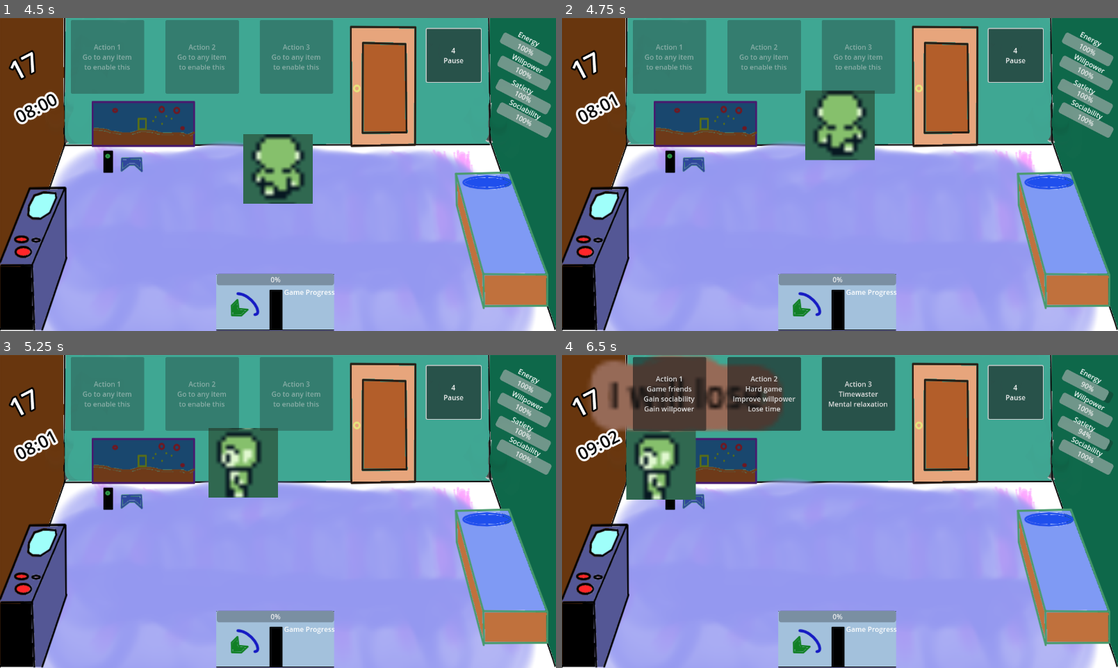
Above: before the commit, frames 1-4 (two rows, left to right).
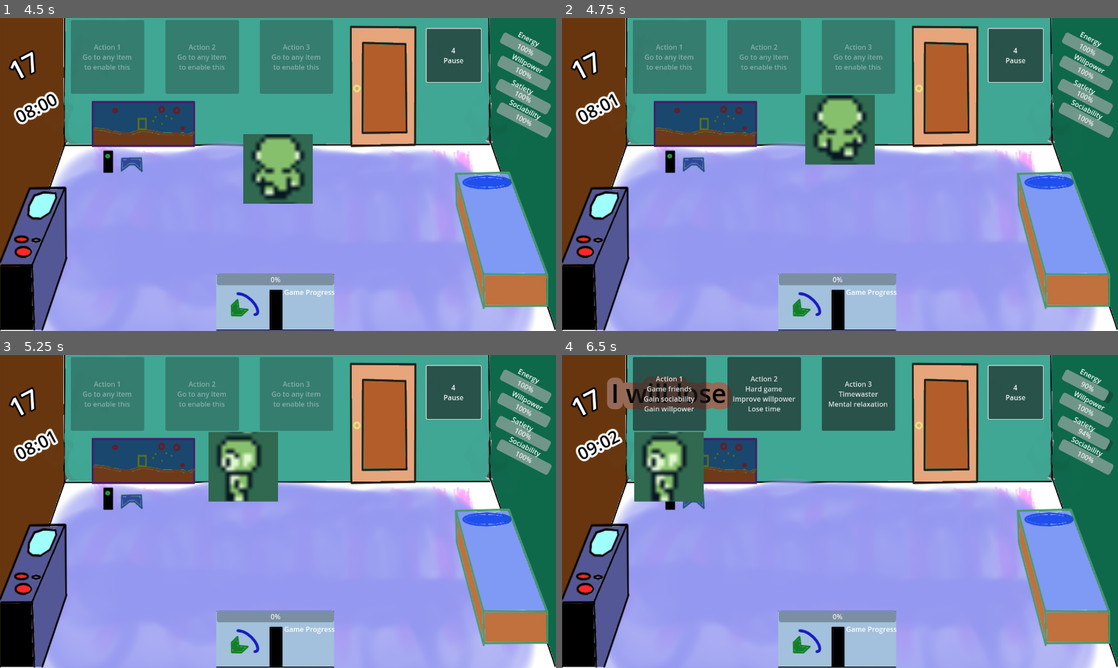
Above: after the commit, the same moments.

Repository: JaumeGreen/SoloGameDev
Game: Godot game, scene res://Scripts/menu.tscn
Two runs of this game, one before a commit and one after it. Both use one fixed random seed, a clock stepped at 60 frames per second and the inputs below.
Inputs (mouse positions are in pixels of both pictures, inside the frame that each line leads up to):
- Up to frame 1 (4.5 s): click "Play game" at 0.5 s; click "4 Pause" at 1.25 s; move the mouse to (400, 158) at 2.02 s; hold Right (ui_right) 2.03-2.78 s; hold 1 (acte1) 2.03-2.78 s; move the mouse to (166, 190) at 2.77 s; hold Down (ui_down) 2.78-3.53 s; tap 2 (acte2) at 2.85 s; move the mouse to (333, 105) at 3.52 s; hold Right (ui_right) 3.53-4.28 s; hold 3 (acte3) 3.53-4.28 s; move the mouse to (250, 237) at 4.27 s; hold Up (ui_up) from 4.28 s (still down); tap 4 (acte4) at 4.35 s
- Up to frame 2 (4.75 s): keep holding Up (ui_up)
- Up to frame 3 (5.25 s): move the mouse to (444, 558) at 5.02 s; release Up (ui_up) at 5.03 s; press the mouse at (444, 558) at 5.03 s; hold Left (ui_left) from 5.03 s (still down)
- Up to frame 4 (6.5 s): keep holding Left (ui_left); move the mouse to (673, 464) at 5.77 s; release the mouse at (673, 464) at 5.78 s; tap 1 (acte1) at 5.85 s

Frame 1 is identical in both runs. In frame 2, 1.3% of the frame differs, in the area x 43-57%, y 23-47%; in frame 3, 1.1%; in frame 4, 8.0%, in the area x 5-40%, y 0-47%.

Commit message:
Ignorar barres per moviment, escalar correctament personatge

Diff:
--- a/Scripts/Soloer.gd
+++ b/Scripts/Soloer.gd
@@ -3,8 +3,7 @@
 @export var speed = 400
 var target = position
 @onready var _personatge = $Personatge
-@onready var _xerrar = $Personatge/Xerrar
-@onready var _pensar = $Personatge/Pensar
+@onready var _pensar = $Pensar
 @onready var _zona = ""
 @onready var _hab = $"/root/Habitacio"
 @onready var _tempsjoc = $"/root/Habitacio/Items joc/Tempsjoc"
--- a/Scripts/habitacio.tscn
+++ b/Scripts/habitacio.tscn
@@ -401,15 +401,15 @@
 "speed": 1.0
 }]
 
+[sub_resource type="CapsuleShape2D" id="CapsuleShape2D_mcrfk"]
+radius = 77.0
+height = 174.0
+
 [sub_resource type="LabelSettings" id="LabelSettings_lft5n"]
-font_size = 8
+font_size = 60
 font_color = Color(0.00566115, 0.00566115, 0.00566115, 1)
-outline_size = 20
+outline_size = 60
 outline_color = Color(0.589434, 0.416126, 0.341977, 1)
-
-[sub_resource type="CapsuleShape2D" id="CapsuleShape2D_mcrfk"]
-radius = 5.5
-height = 15.4
 
 [sub_resource type="RectangleShape2D" id="RectangleShape2D_pt73u"]
 size = Vector2(278, 139)
@@ -502,22 +502,26 @@
 
 [node name="Soloer" type="CharacterBody2D" parent="."]
 position = Vector2(640, 400)
-scale = Vector2(10, 10)
 collision_layer = 13
 collision_mask = 2
 script = ExtResource("6_46poj")
 
 [node name="Personatge" type="AnimatedSprite2D" parent="Soloer"]
+scale = Vector2(10, 10)
 sprite_frames = SubResource("SpriteFrames_ecftw")
 animation = &"SStill"
 autoplay = "SStill"
 frame_progress = 0.746876
 
-[node name="Pensar" type="Label" parent="Soloer/Personatge"]
-offset_left = -40.5
-offset_top = -27.4
-offset_right = 51.5
-offset_bottom = -4.4
+[node name="CollisioPersonatge" type="CollisionShape2D" parent="Soloer"]
+scale = Vector2(1, 1)
+shape = SubResource("CapsuleShape2D_mcrfk")
+
+[node name="Pensar" type="Label" parent="Soloer"]
+offset_left = -350.0
+offset_top = -272.0
+offset_right = 351.0
+offset_bottom = -68.0
 label_settings = SubResource("LabelSettings_lft5n")
 horizontal_alignment = 1
 vertical_alignment = 1
@@ -525,10 +529,6 @@
 clip_text = true
 script = ExtResource("9_dhoxu")
 
-[node name="CollisioPersonatge" type="CollisionShape2D" parent="Soloer"]
-scale = Vector2(1, 1)
-shape = SubResource("CapsuleShape2D_mcrfk")
-
 [node name="Feina" type="Sprite2D" parent="."]
 position = Vector2(634, 654)
 texture = ExtResource("8_2v0gy")
@@ -550,7 +550,7 @@
 offset_top = 50.5609
 offset_right = 124.699
 offset_bottom = 77.5609
-tooltip_text = "Energy"
+mouse_filter = 2
 step = 1.0
 value = 100.0
 
@@ -566,7 +566,7 @@
 offset_top = 100.711
 offset_right = 149.392
 offset_bottom = 127.711
-tooltip_text = "Willpower"
+mouse_filter = 2
 step = 1.0
 value = 100.0
 
@@ -582,7 +582,7 @@
 offset_top = 150.081
 offset_right = 174.87
 offset_bottom = 177.081
-tooltip_text = "Saciety"
+mouse_filter = 2
 step = 1.0
 value = 100.0
 
@@ -598,7 +598,7 @@
 offset_top = 197.42
 offset_right = 200.584
 offset_bottom = 224.42
-tooltip_text = "Sociability"
+mouse_filter = 2
 step = 1.0
 value = 100.0
 
@@ -614,7 +614,7 @@
 offset_top = 588.0
 offset_right = 769.0
 offset_bottom = 615.0
-tooltip_text = "Game Progress"
+mouse_filter = 2
 
 [node name="Label" type="Label" parent="ProgressBar"]
 layout_mode = 0
Not shown, removed: Assets/Room.kra-autosave.kra
